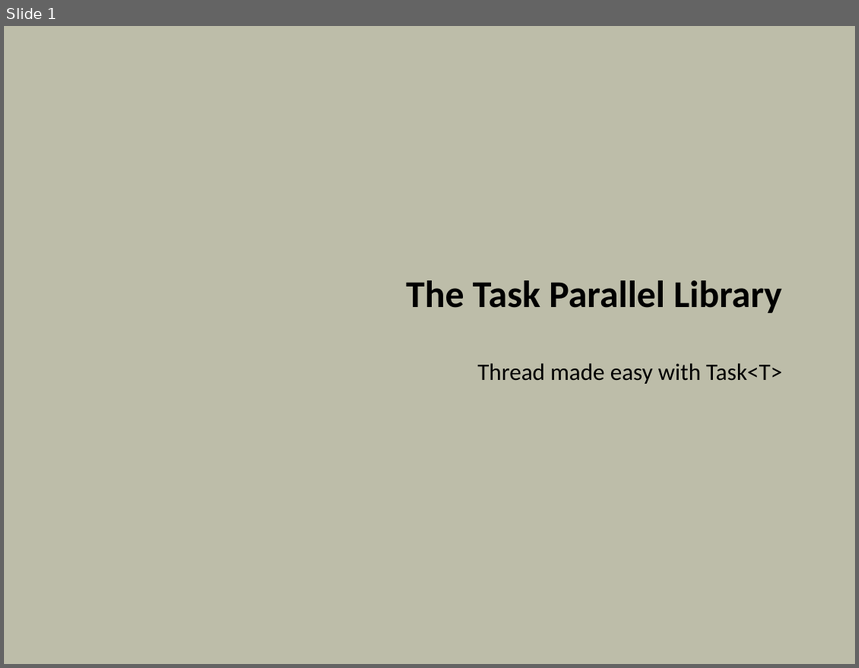
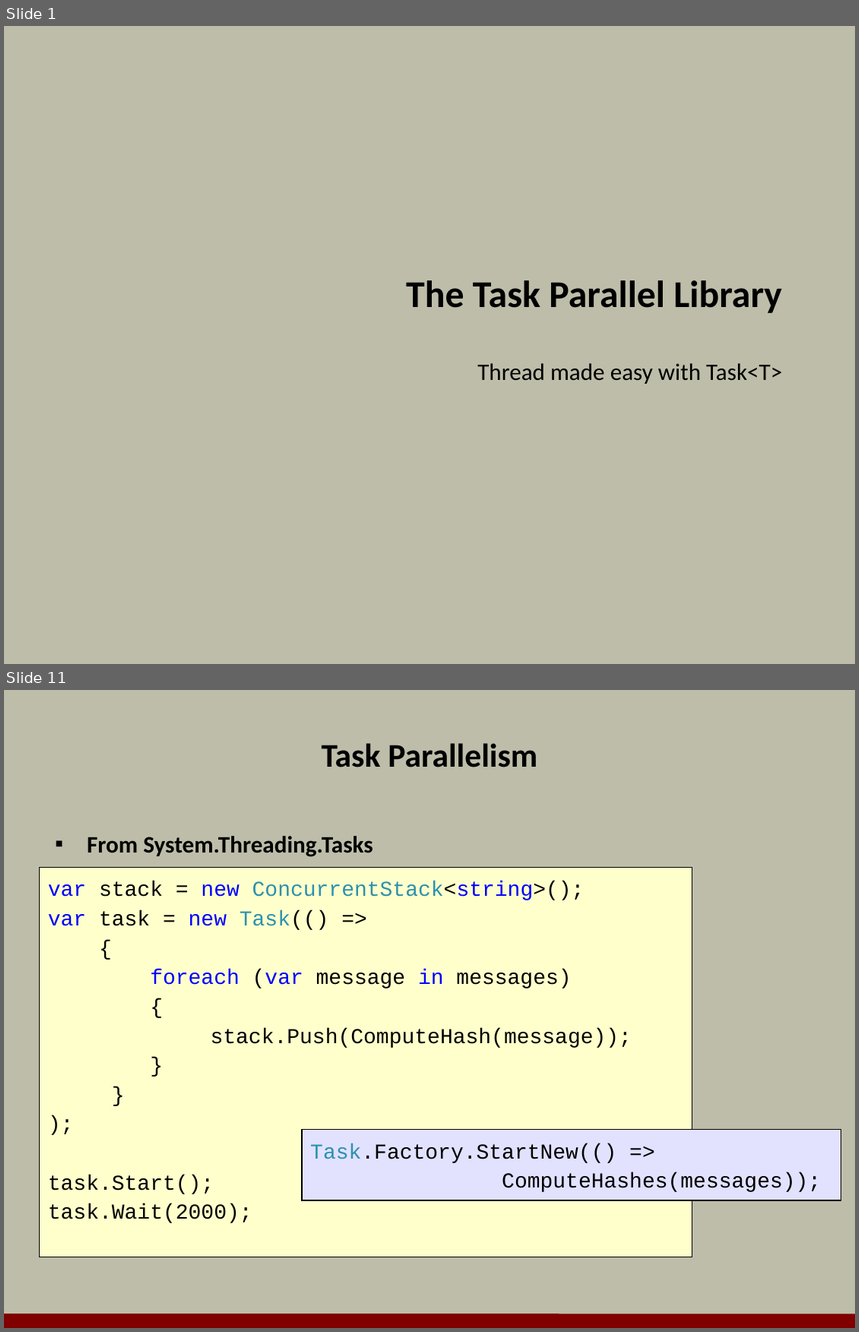
Before and after one commit to OdeToCode/classes, a slide deck: linq/slides/13_TPL.pptx. Shown one above the other, each under a label of ours: slide 1 before the commit, slides 1 and 11 after it; the slides between them are not shown. The pictures are 859x668 and 859x1332 pixels, drawn with LibreOffice and Linux fonts; fonts in the diff are those of the drawing; background and template pictures are left out. Boxes give left, top, right and bottom in pixels: in the first picture for what was removed or moved away, otherwise in the second. Text is boxed around its words. In the diff, an @@ line names an element or a change of style, - is before the commit and + after.

```diff
--- a/linq/slides/13_TPL.pptx
+++ b/linq/slides/13_TPL.pptx
@@ slide 11 added at box(4, 690, 855, 1328), background #BDBDA9 @@
@@ title added at box(322, 743, 538, 768), 28 pt, text #000000, bold @@
+Task Parallelism
@@ text added at box(87, 836, 373, 857), 20 pt, text #000000, bold @@
+▪ From System.Threading.Tasks
@@ rectangle added at box(40, 867, 693, 1257), fill #FFFFCC, outline #000000 0.75 pt, 18 pt, text #000000 @@
+var stack = new ConcurrentStack<string>();
+var task = new Task(() =>
+{
+foreach (var message in messages)
+{
+stack.Push(ComputeHash(message));
+}
+}
+);
+task.Start();
+task.Wait(2000);
@@ rectangle added at box(302, 1130, 841, 1201), fill #E2E2FF, outline #000000 0.75 pt, 18 pt, text #000000 @@
+Task.Factory.StartNew(() =>
+ComputeHashes(messages));
@@ line added from (4, 1321) to (855, 1322), #800000 12 pt @@
```
Also in this commit, not shown: 1 slide changed, 10 other slides added, 25 slides removed.
